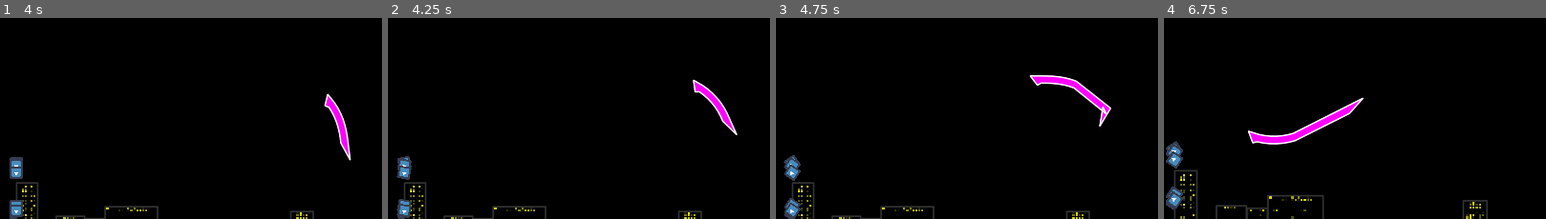
Above: before the commit, frames 1-4 (left to right).
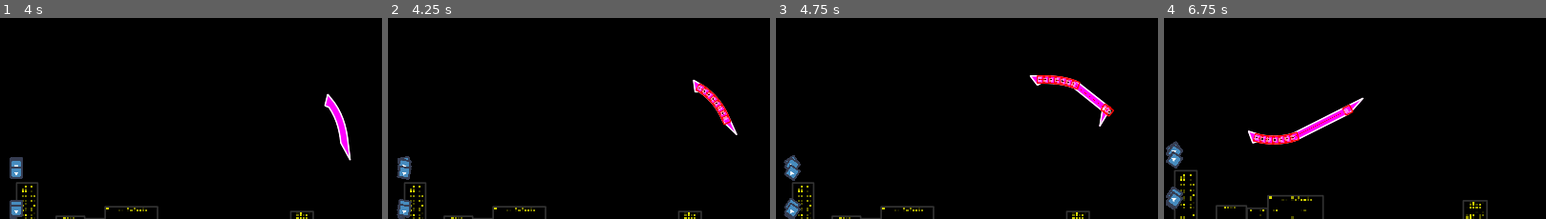
Above: after the commit, the same moments.

Repository: elektito/wyrmsim
Game: Godot game, scene res://World.tscn
Two runs of this game, one before a commit and one after it. Both use one fixed random seed, a clock stepped at 60 frames per second and the inputs below. The engine's default icon, where the game draws it, is replaced by a stand-in: a white triangle on a blue panel in a dark square.
Inputs (mouse positions are % of the whole screen's width and height, from its top left):
- Up to frame 1 (4 s): tap Enter at 0.5 s; move the mouse to (72, 41) at 0.52 s; hold W (up) 0.53-1.28 s; tap N (add_segment) at 0.6 s; move the mouse to (30, 52) at 1.27 s; hold S (down) 1.28-2.03 s; tap D (remove_segment) at 1.35 s; move the mouse to (60, 23) at 2.02 s; hold W (up) 2.03-3.53 s; tap . (step) at 2.1 s; move the mouse to (45, 68) at 2.77 s; tap Mouse wheel up (zoom_in) at 2.85 s; move the mouse to (80, 63) at 3.52 s; hold A (left) from 3.53 s (still down); tap Mouse wheel down (zoom_out) at 3.6 s
- Up to frame 2 (4.25 s): keep holding A (left); tap G (debug, bound only after the commit) at 4.15 s
- Up to frame 3 (4.75 s): keep holding A (left); move the mouse to (20, 31) at 4.27 s; tap N (add_segment) at 4.35 s
- Up to frame 4 (6.75 s): move the mouse to (55, 47) at 5.02 s; release A (left) at 5.03 s; hold S (down) 5.03-5.78 s; tap D (remove_segment) at 5.1 s; move the mouse to (35, 20) at 5.77 s; hold W (up) from 5.78 s (still down); tap . (step) at 5.85 s; move the mouse to (72, 41) at 6.52 s; tap Mouse wheel up (zoom_in) at 6.6 s
The pictures show only the part of the screen within x 33-83%, y 1-51%; the shares and areas given below are measured in that part.

Frame 1 is identical in both runs. In frame 2, 0.5% of the frame differs, in the area x 80-90%, y 32-54%; in frame 3, 0.6%; in frame 4, 0.6%, in the area x 23-50%, y 43-64%.

Commit message:
Add hotkey for toggling debug shapes

Diff:
--- a/Segment.gd
+++ b/Segment.gd
@@ -4,7 +4,7 @@
 
 export(NodePath) var leading_segment
 export(float) var speed := 0.0
-export(bool) var show_debug = false
+export(bool) var show_debug = false setget set_show_debug
 
 var leading_node : Node2D = null
 var original_distance := 0.0
@@ -20,6 +20,8 @@
 	else:
 		$target.visible = false
 		$target_line.visible = false
+
+	$rect.visible = show_debug
 
 
 func _physics_process(delta):
@@ -61,3 +63,10 @@
 	$target.global_position = target_pos
 	$target_line.points[0] = to_local($target.global_position)
 	$target_line.points[1] = to_local(global_position)
+
+
+func set_show_debug(value: bool):
+	show_debug = value
+	$target.visible = show_debug
+	$target_line.visible = show_debug
+	$rect.visible = show_debug
--- a/World.gd
+++ b/World.gd
@@ -37,6 +37,11 @@
 		camera.zoom += Vector2(0.1, 0.1)
 	if Input.is_action_just_pressed("step") and get_tree().paused:
 		single_step()
+	if Input.is_action_just_pressed("debug"):
+		$Wyrm.show_debug = not $Wyrm.show_debug
+		for child in $Wyrm.get_children():
+			if child.get_filename() == preload("res://Segment.tscn").get_path():
+				child.show_debug = not child.show_debug
 
 
 func _physics_process(delta):
--- a/project.godot
+++ b/project.godot
@@ -77,6 +77,11 @@
 "events": [ Object(InputEventKey,"resource_local_to_scene":false,"resource_name":"","device":0,"alt":false,"shift":false,"control":false,"meta":false,"command":false,"pressed":false,"scancode":46,"unicode":0,"echo":false,"script":null)
  ]
 }
+debug={
+"deadzone": 0.5,
+"events": [ Object(InputEventKey,"resource_local_to_scene":false,"resource_name":"","device":0,"alt":false,"shift":false,"control":false,"meta":false,"command":false,"pressed":false,"scancode":71,"unicode":0,"echo":false,"script":null)
+ ]
+}
 
 [layer_names]
 
